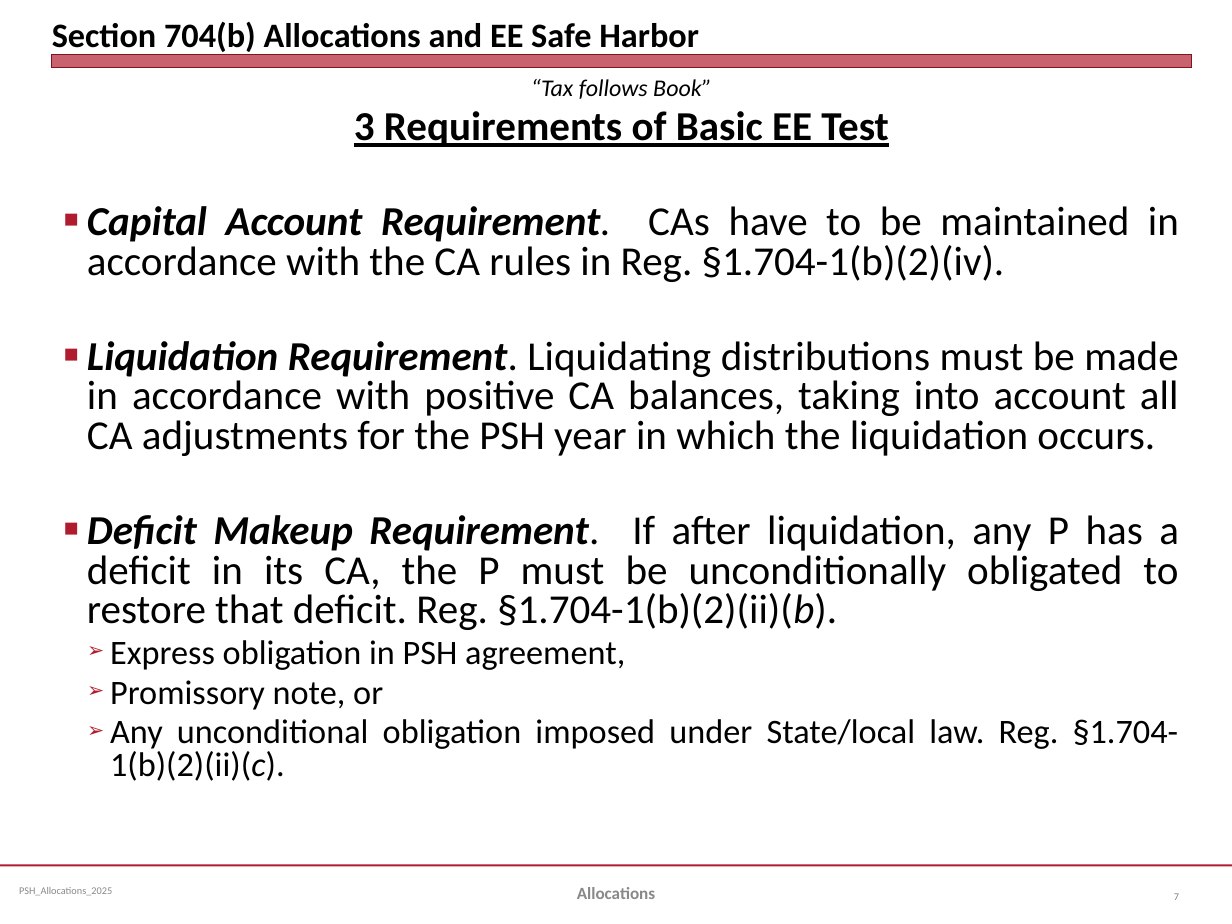
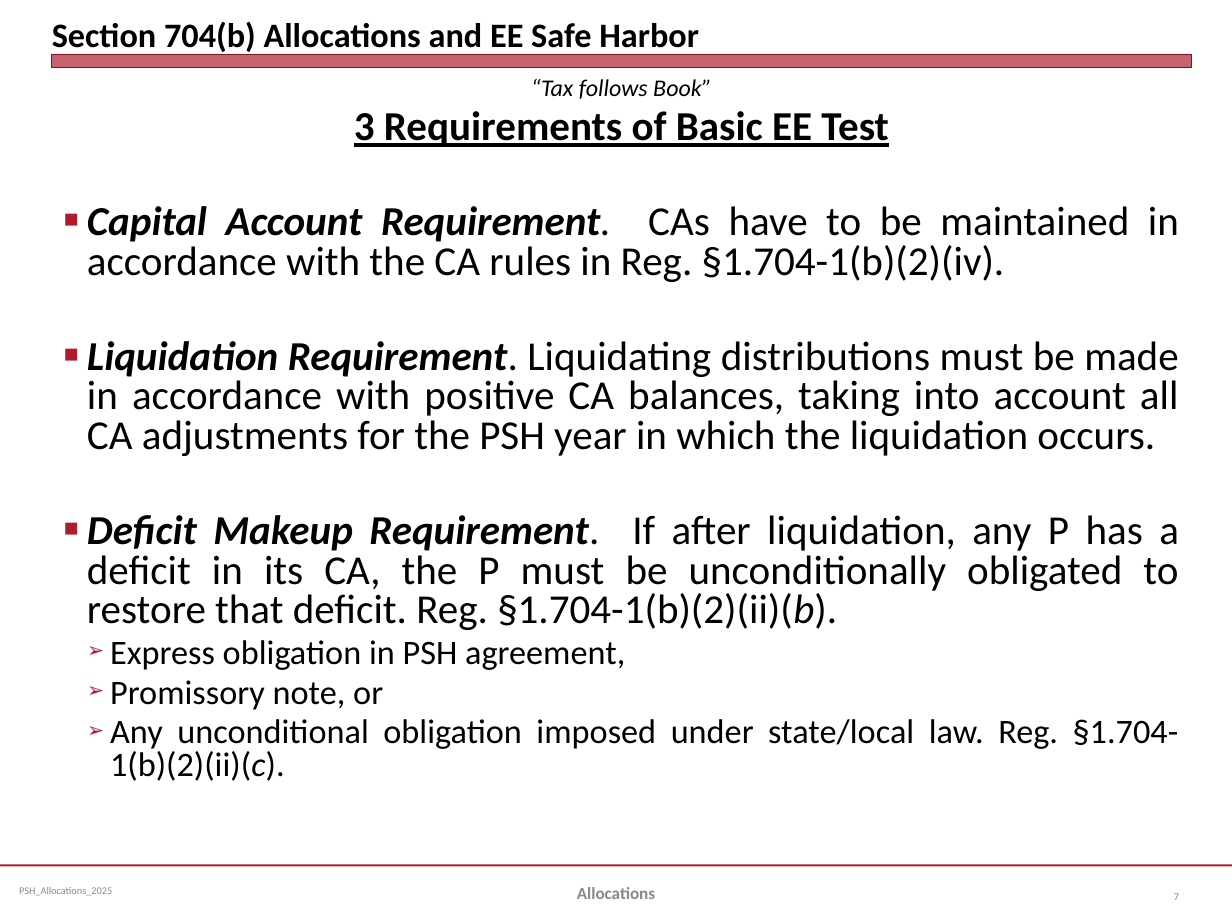
Before and after one commit to jmc877/Partnership-Tax, a slide deck: slide 7 of slides/PSH_Allocations_2025.pptx. Drawn at 1232x924 pixels with LibreOffice and Linux fonts; fonts in the diff are those of the drawing. Boxes give left, top, right and bottom in pixels: in the first picture for what was removed or moved away, otherwise in the second. Text is boxed around its words. In the diff, an @@ line names an element or a change of style, - is before the commit and + after.

```diff
--- a/slides/PSH_Allocations_2025.pptx
+++ b/slides/PSH_Allocations_2025.pptx
@@ text at [110,719,1179,781]: text changed @@
-  ➢ Any unconditional obligation imposed under State/local law. Reg. §1.704-1(b)(2)(ii)(c).
+  ➢ Any unconditional obligation imposed under state/local law. Reg. §1.704-1(b)(2)(ii)(c).
```
Also in this commit, not shown: 8 other slides changed.
